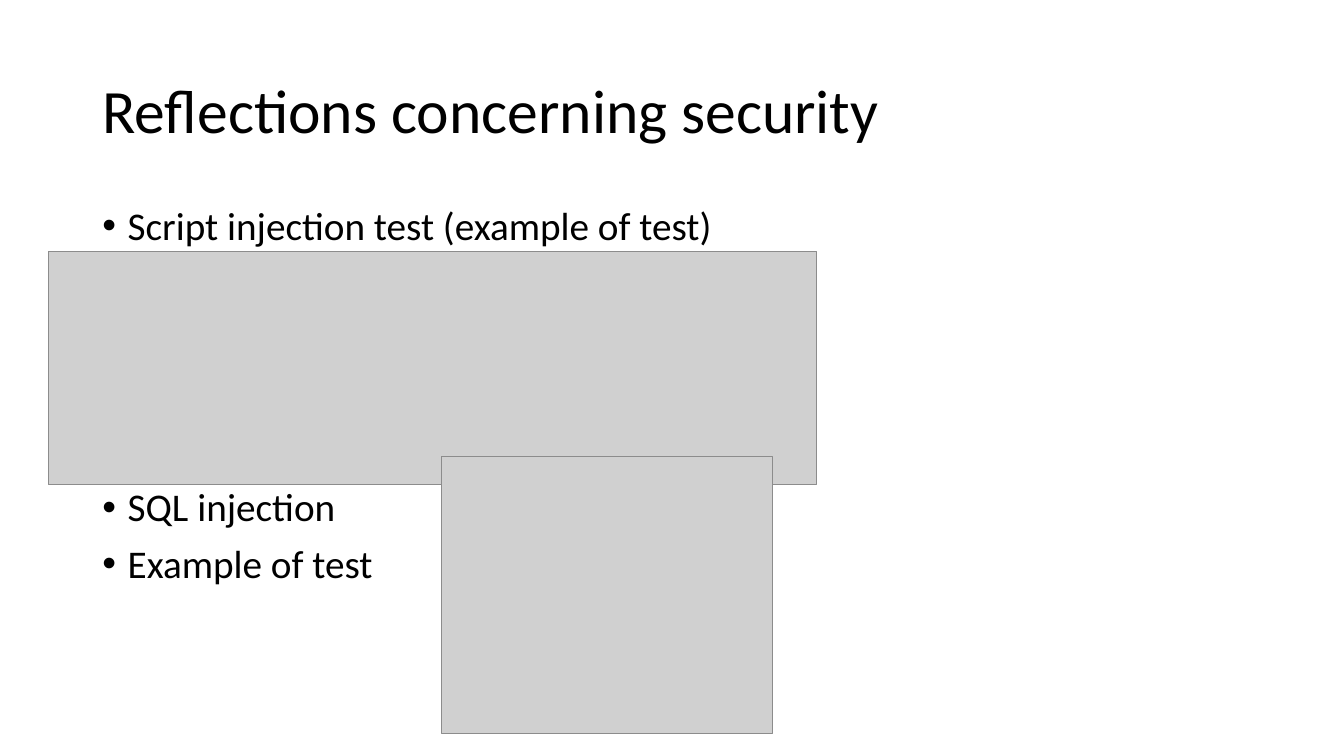
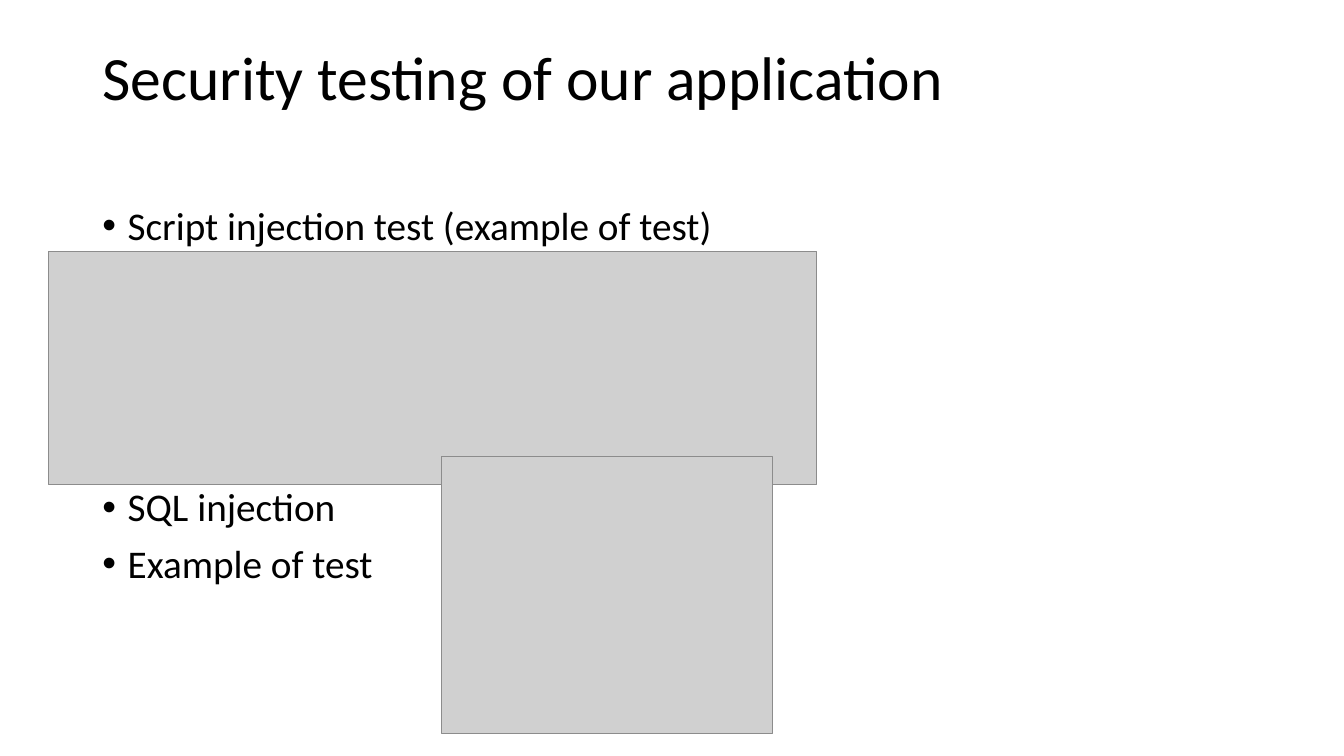
Before and after one commit to jkunnas58/dat250_netbank_fall_2020, a slide deck: slide 23 of Project_report_group_9.pptx. Drawn at 1344x756 pixels with LibreOffice and Linux fonts; fonts in the diff are those of the drawing; grey boxes stand for pictures. Boxes give left, top, right and bottom in pixels: in the first picture for what was removed or moved away, otherwise in the second. Text is boxed around its words. In the diff, an @@ line names an element or a change of style, - is before the commit and + after.

```diff
--- a/Project_report_group_9.pptx
+++ b/Project_report_group_9.pptx
@@ title at [102, 57, 942, 111]: text changed @@
-Reflections concerning security
+Security testing of our application
```
Also in this commit, not shown: 12 other slides changed, 2 other files.
